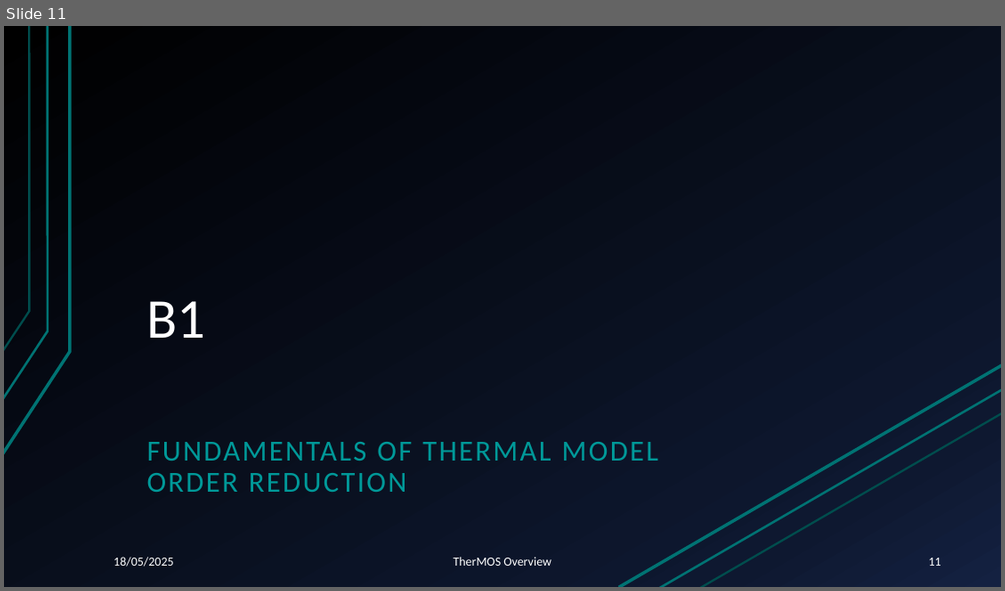
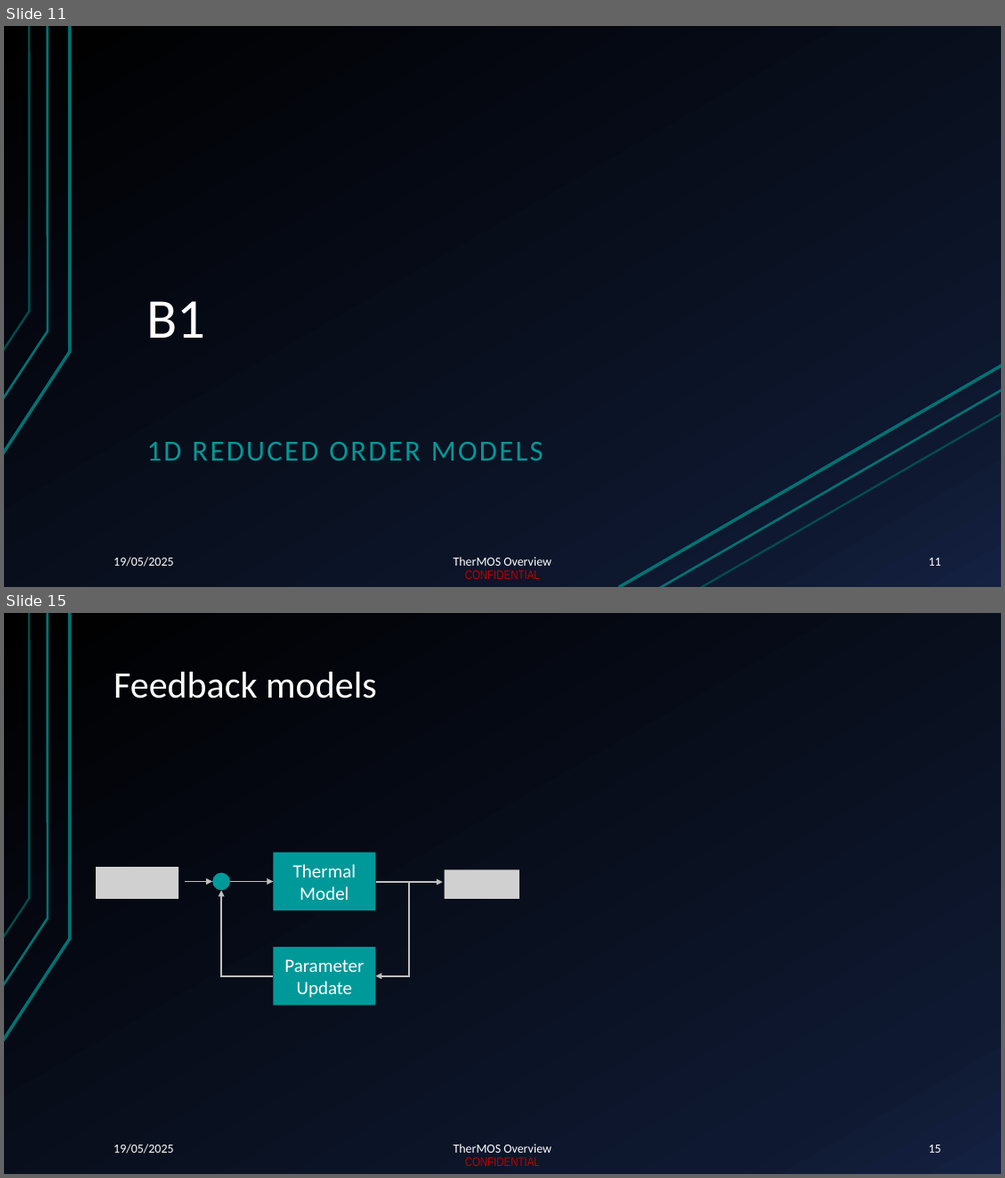
Before and after one commit to pascme05/TherMOS, a slide deck: docu/ppt/PR_250515_Thermos_Tutorial.pptx. Shown one above the other, each under a label of ours: slide 11 before the commit, slides 11 and 15 after it; the slides between them are not shown. The pictures are 1005x591 and 1005x1178 pixels, drawn with LibreOffice and Linux fonts; fonts in the diff are those of the drawing; grey boxes stand for pictures. Boxes give left, top, right and bottom in pixels: in the first picture for what was removed or moved away, otherwise in the second. Text is boxed around its words. In the diff, an @@ line names an element or a change of style, - is before the commit and + after.

```diff
--- a/docu/ppt/PR_250515_Thermos_Tutorial.pptx
+++ b/docu/ppt/PR_250515_Thermos_Tutorial.pptx
@@ slide 15 added at (4,613,1001,1174), background gradient #000000 to #0F1931 to #142242; not listed: 4 template elements that a slide beside it also shows @@
@@ title added at (113,672,377,698), 36 pt, text #FFFFFF @@
+Feedback models
@@ picture added at (96,867,179,899) @@
@@ picture added at (445,869,519,899) @@
@@ group added at (184,852,442,1005): 3 arrows, 2 rectangles, 2 elbow arrows, 1 ellipse @@
+Thermal Model
+Parameter Update
@@ text added at (113,1143,173,1153), 12 pt, text #FFFFFF @@
+19/05/2025
@@ text added at (453,1143,551,1152), 12 pt, text #FFFFFF @@
+TherMOS Overview
@@ page number added at (929,1144,941,1152), 12 pt, text #FFFFFF @@
+15
@@ slide 11 changed as well @@
@@ text at (147,442,543,460): text changed @@
-FUNDAMENTALS OF THERMAL MODEL ORDER REDUCTION
+1D REDUCED ORDER MODELS
@@ text at (113,556,173,566): text changed @@
-18/05/2025
+19/05/2025
@@ text added at (465,570,540,579), 12 pt, text #C00000 @@
+CONFIDENTIAL
```
Also in this commit, not shown: 44 other slides changed, 7 other slides added.
